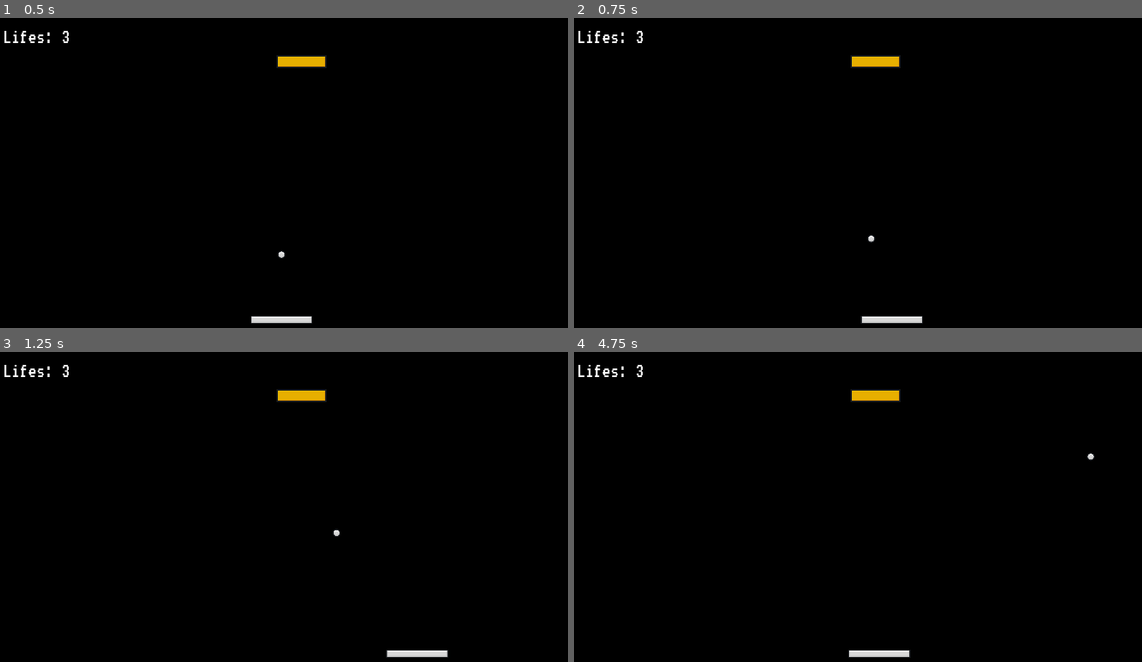
Above: before the commit, frames 1-4 (two rows, left to right).
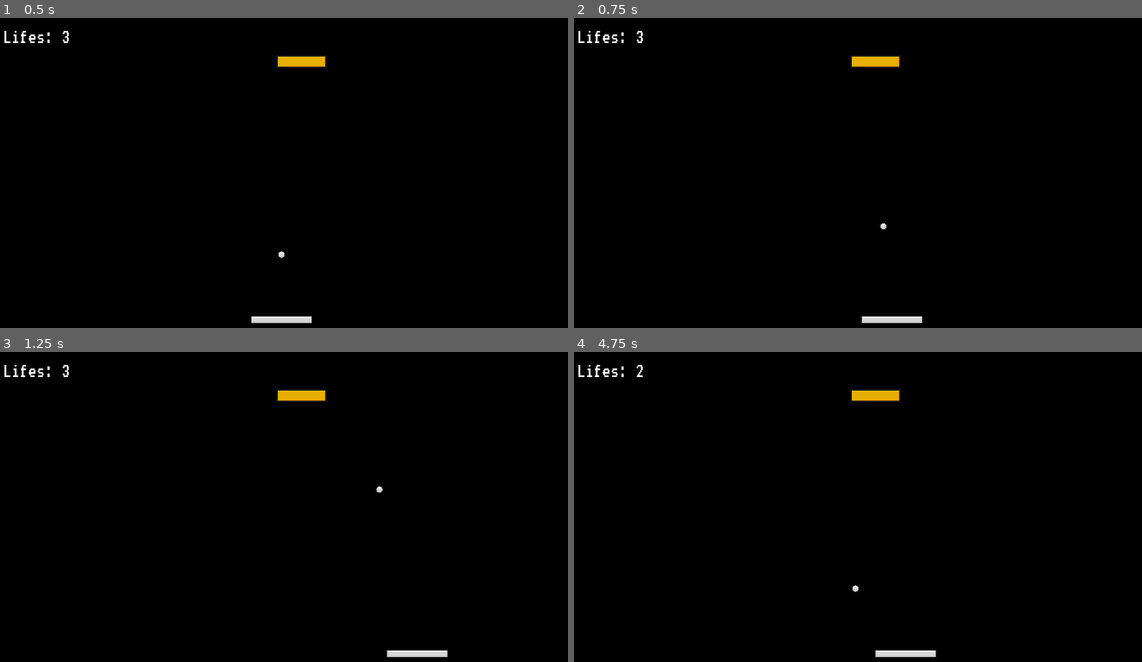
Above: after the commit, the same moments.

Repository: chli10/Brick-Breakers
Game: Godot game, scene res://scenes/main.tscn
Same seed, same stepped clock (60 frames per second), same inputs: the game is played once before the commit and once after it.
Inputs:
- Up to frame 1 (0.5 s): no input
- Up to frame 2 (0.75 s): tap Enter at 0.5 s; hold D (right) from 0.53 s (still down)
- Up to frame 3 (1.25 s): keep holding D (right)
- Up to frame 4 (4.75 s): release D (right) at 1.28 s; hold A (left) 1.28-2.03 s; hold D (right) 2.03-3.53 s; hold A (left) from 3.53 s (still down)

Frame 1 is identical in both runs. In frame 2, less than 0.1% of the frame differs, in the area x 51-56%, y 65-73%; in frame 3, less than 0.1%; in frame 4, 0.3%, in the area x 10-92%, y 4-99%.

Commit message:
switched boom and bruh; bruh is hitting out of zone, boom ish hitting wall, boink is still brick and paddle

Diff:
--- a/scenes/ball.gd
+++ b/scenes/ball.gd
@@ -6,13 +6,13 @@
 
 const VELOCITY_LIMIT = 40
 
-@export var ball_speed = 15
+@export var ball_speed = 20
 @export var lifes = 3
 @export var death_zone: DeathZone
 @export var ui: UI
 
 
-var speed_up_factor = 1.05
+var speed_up_factor = 1.0
 var start_position: Vector2
 var last_collider_id
 @onready var collision_shape_2d = $CollisionShape2D
@@ -37,7 +37,7 @@
 		$CollideSound.play()
 	else:
 		velocity = velocity.bounce(collision.get_normal())
-
+		$WallSound.play()
 
 func start_ball():
 	position = start_position
--- a/scenes/ball.tscn
+++ b/scenes/ball.tscn
@@ -1,8 +1,9 @@
-[gd_scene load_steps=5 format=3 uid="uid://bby5wkc7cneww"]
+[gd_scene load_steps=6 format=3 uid="uid://bby5wkc7cneww"]
 
 [ext_resource type="Texture2D" uid="uid://c8l7ke1ygg27h" path="res://Assets/Ball.png" id="1_522cb"]
-[ext_resource type="AudioStream" uid="uid://c82d57ckd0dq7" path="res://BOOM 2.0 - 11:14:23, 3.41 PM.wav" id="2_xs0nv"]
 [ext_resource type="AudioStream" uid="uid://obvc6v0fa02w" path="res://BOINK (Brick hitting Brick AND PADDLE).wav" id="3_jdno6"]
+[ext_resource type="AudioStream" uid="uid://buqtuwyibhuew" path="res://BBOOM - 11:15:23, 12.37 PM.wav" id="4_3oigf"]
+[ext_resource type="AudioStream" uid="uid://dfikfx1lbwcv7" path="res://bruh (ball hitting wall).wav" id="4_vx5q4"]
 
 [sub_resource type="CircleShape2D" id="CircleShape2D_rqq2t"]
 radius = 32.0
@@ -18,7 +19,10 @@
 shape = SubResource("CircleShape2D_rqq2t")
 
 [node name="DeathSound" type="AudioStreamPlayer" parent="."]
-stream = ExtResource("2_xs0nv")
+stream = ExtResource("4_vx5q4")
 
 [node name="CollideSound" type="AudioStreamPlayer" parent="."]
 stream = ExtResource("3_jdno6")
+
+[node name="WallSound" type="AudioStreamPlayer" parent="."]
+stream = ExtResource("4_3oigf")
--- a/scenes/death_zone.tscn
+++ b/scenes/death_zone.tscn
@@ -1,7 +1,6 @@
-[gd_scene load_steps=4 format=3 uid="uid://dugwtygjqxky2"]
+[gd_scene load_steps=3 format=3 uid="uid://dugwtygjqxky2"]
 
 [ext_resource type="Script" path="res://scenes/death_zone.gd" id="1_esqp5"]
-[ext_resource type="AudioStream" uid="uid://c82d57ckd0dq7" path="res://BOOM 2.0 - 11:14:23, 3.41 PM.wav" id="2_4dleo"]
 
 [sub_resource type="RectangleShape2D" id="RectangleShape2D_3t6y6"]
 size = Vector2(1164, 20)
@@ -12,8 +11,4 @@
 [node name="CollisionShape2D" type="CollisionShape2D" parent="."]
 shape = SubResource("RectangleShape2D_3t6y6")
 
-[node name="DeathSound" type="AudioStreamPlayer" parent="."]
-stream = ExtResource("2_4dleo")
-volume_db = 4.082
-
 [connection signal="body_entered" from="." to="." method="_on_body_entered"]
Not shown: 1 places in scenes/main.tscn that only renumber resources
Not shown: 1 places in scenes/ui.tscn that only renumber resources
